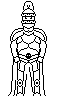
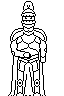
Comparing the layer stacks of the two w=64, h=96 images. Changes:
added layer "New Layer#1" above "New Layer#2" over [12, 48, 47, 63]
hid "New Layer", painted on it over [12, 48, 47, 63]
painted on "Background" over [11, 12, 43, 96]
